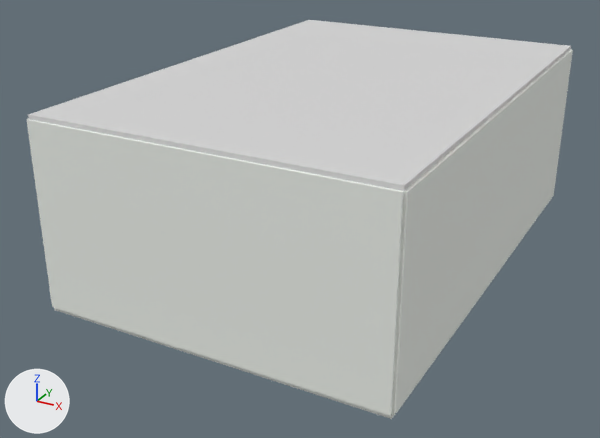
A saved change to the Blender file blender/rooms/green/green-room.blend.
Rendered twice from a 50 mm camera at (7.14, -14.67, 7.7) aimed at (-0.49, -0.79, 0.76). The lights are fixed; the arrows at lower left show +X, +Y and +Z. The picture after the commit comes second.

Script lines for the objects in view, before the commit:
```python
me_cube = bpy.data.meshes.new('Cube')
me_cube.from_pydata(...)  # a box spanning x -3.4..3.4, y -5.0..5.0, z -0.05..0.05
me_cube.materials.append(mat_white_grout)  # white #eef2ec
me_cube_002 = bpy.data.meshes.new('Cube.002')
me_cube_002.from_pydata(...)  # a box spanning x -3.4..3.4, y -0.03..0.03, z -1.8..1.8
me_cube_002.materials.append(mat_white_grout)  # white #eef2ec
me_cube_004 = bpy.data.meshes.new('Cube.004')
me_cube_004.from_pydata(...)  # a box spanning x -0.03..0.03, y -5.0..5.0, z -1.8..1.8
me_cube_004.materials.append(mat_white_grout)  # white #eef2ec
ob_floor_substrate = bpy.data.objects.new('Floor substrate', me_cube)
ob_floor_substrate.location = (0.0, 0.0, -0.04)
ob_front_grout = bpy.data.objects.new('Front grout', me_cube_002)
ob_front_grout.location = (0.0, -5.02, 1.8)
ob_right_grout = bpy.data.objects.new('Right grout', me_cube_004)
ob_right_grout.location = (3.42, 0.0, 1.8)
# also in view: 'Ceiling' at (0.0, 0.0, 3.64)
```
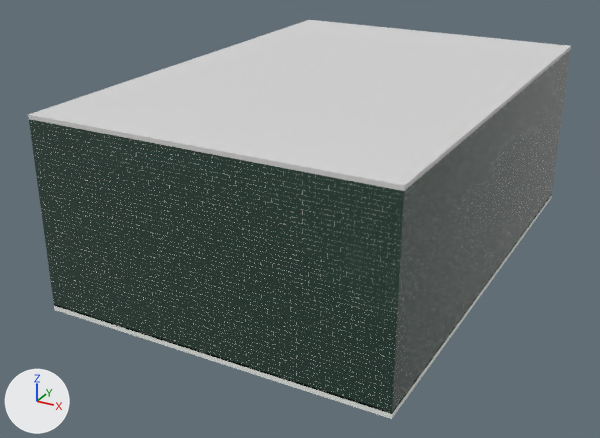
Location of each change, (x1, y1, x2, y2) in pixels of the pictures (600 x 438 px):
'Front grout', deleted
    before: (27, 119, 404, 416)
'Right grout', deleted
    before: (392, 49, 573, 415)
'Glazed wall tiles', unchanged, uncovered by the edit
    after: (29, 50, 571, 414)

Edits to the bpy script that builds the scene:
```text
Remove ob_front_grout:
    ob_front_grout = bpy.data.objects.new('Front grout', me_cube_002)
    ob_front_grout.location = (0.0, -5.02, 1.8)
Remove ob_right_grout:
    ob_right_grout = bpy.data.objects.new('Right grout', me_cube_004)
    ob_right_grout.location = (3.42, 0.0, 1.8)
```
